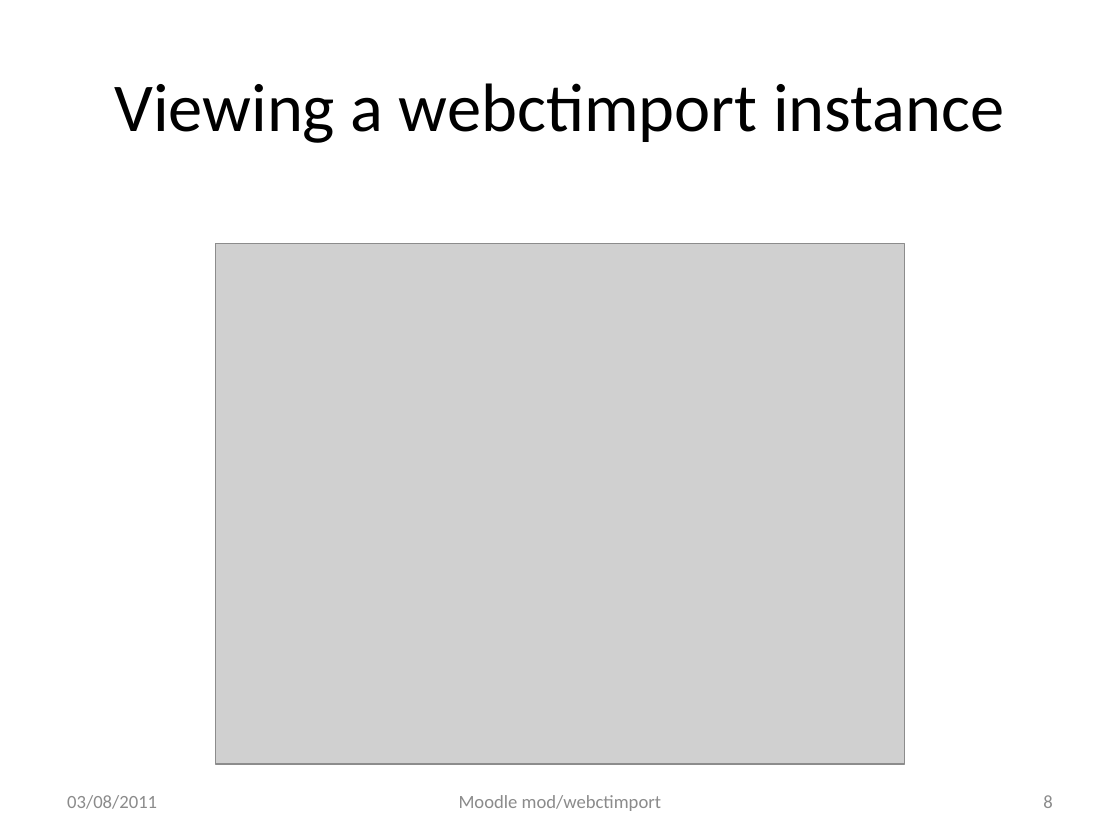
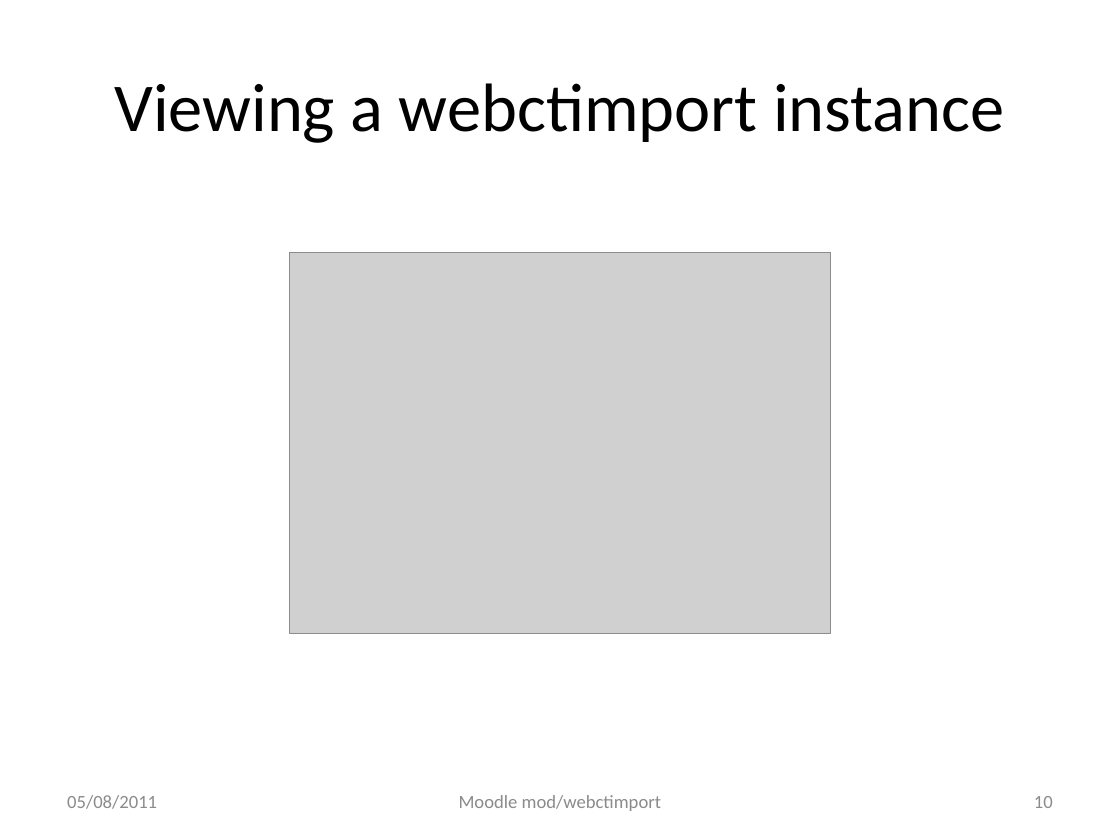
Before and after one commit to cgreenhalgh/mod_webctimport, a slide deck: slide 10 of docs/readme_development.pptx (slide 8 before the commit). Drawn at 1120x840 pixels with LibreOffice and Linux fonts; fonts in the diff are those of the drawing; grey boxes stand for pictures. Boxes give left, top, right and bottom in pixels: in the first picture for what was removed or moved away, otherwise in the second. Text is boxed around its words. In the diff, an @@ line names an element or a change of style, - is before the commit and + after.

```diff
--- a/docs/readme_development.pptx
+++ b/docs/readme_development.pptx
@@ picture: place and size @@
-picture at [215,244,904,765]
+picture at [289,252,831,633]
@@ text at [67,795,157,809]: text changed @@
-03/08/2011
+05/08/2011
@@ page number at [1034,796,1053,808]: text changed @@
-8
+10
```
Also in this commit, not shown: 25 other slides changed, 4 slides added, 7 other files.
